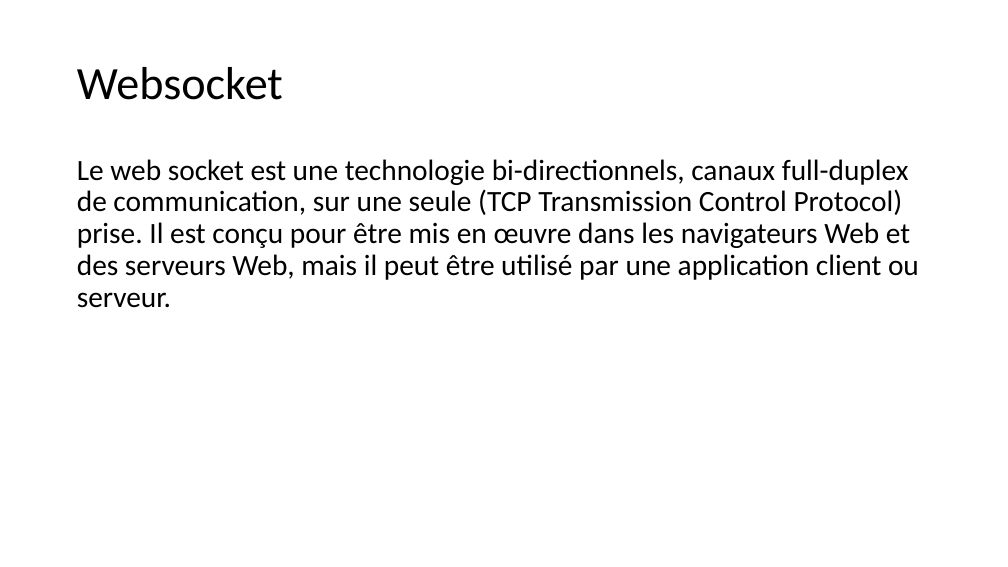
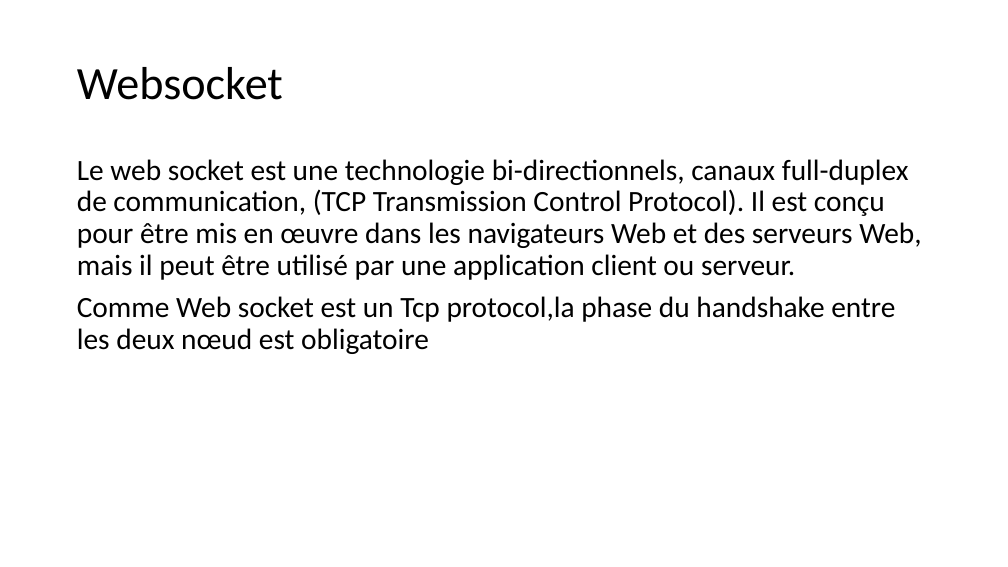
Before and after one commit to balamddine/NewHtml5, a slide deck: slide 2 of Websocket/Websocket.pptx. Drawn at 1008x567 pixels with LibreOffice and Linux fonts; fonts in the diff are those of the drawing. Boxes give left, top, right and bottom in pixels: in the first picture for what was removed or moved away, otherwise in the second. Text is boxed around its words. In the diff, an @@ line names an element or a change of style, - is before the commit and + after.

Commit message:
9/1/2016505pm

```diff
--- a/Websocket/Websocket.pptx
+++ b/Websocket/Websocket.pptx
@@ text at [77,159,921,354]: text changed @@
-Le web socket est une technologie bi-directionnels, canaux full-duplex de communication, sur une seule (TCP Transmission Control Protocol) prise. Il est conçu pour être mis en œuvre dans les navigateurs Web et des serveurs Web, mais il peut être utilisé par une application client ou serveur.
+Le web socket est une technologie bi-directionnels, canaux full-duplex de communication, (TCP Transmission Control Protocol). Il est conçu pour être mis en œuvre dans les navigateurs Web et des serveurs Web, mais il peut être utilisé par une application client ou serveur.
+Comme Web socket est un Tcp protocol,la phase du handshake entre les deux nœud est obligatoire
```
Also in this commit, not shown: 10 slides added.
